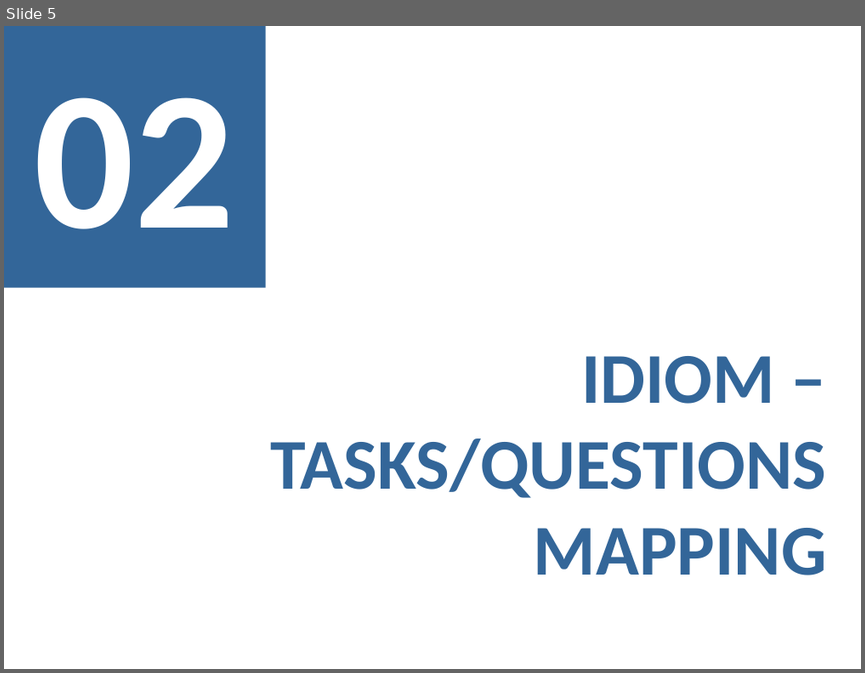
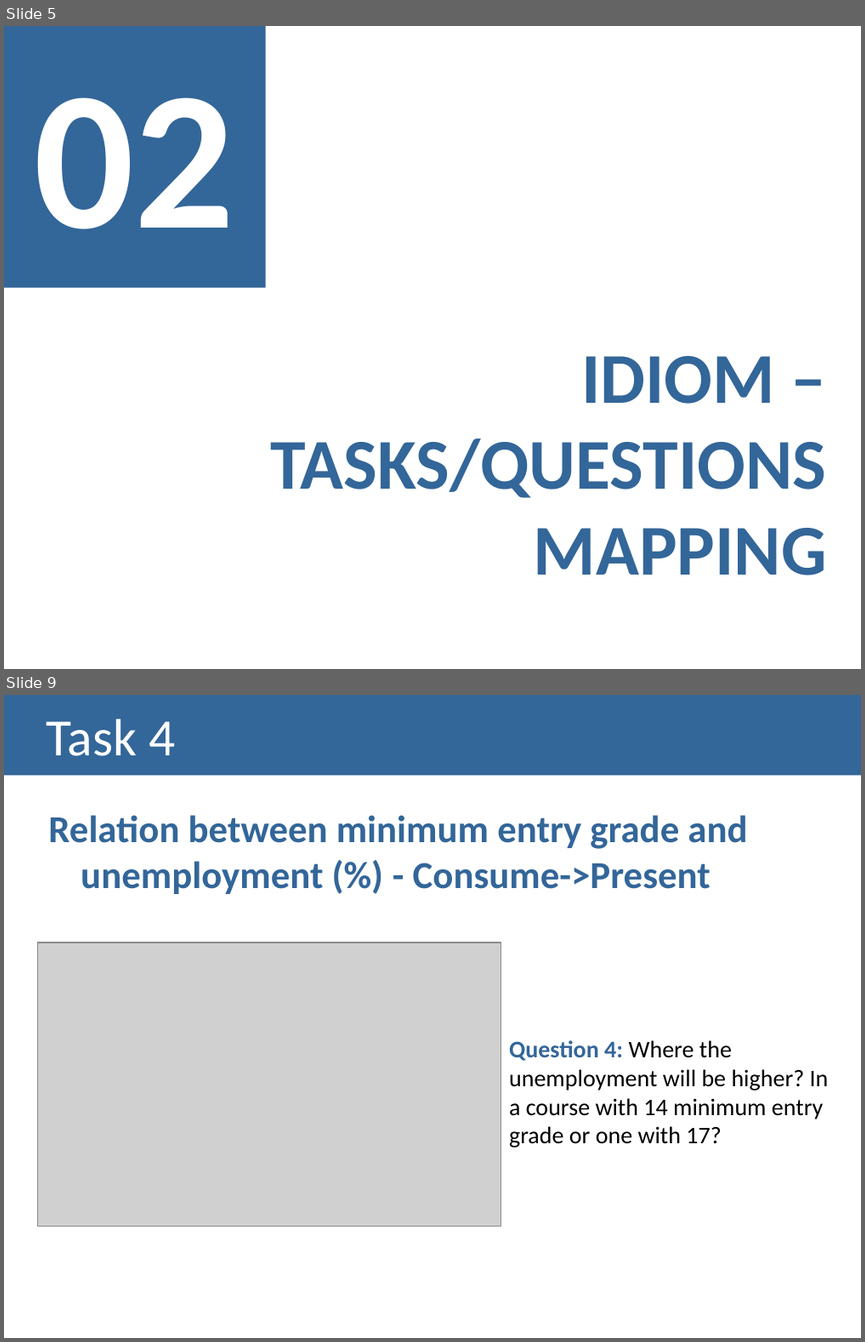
Before and after one commit to Strabox/Higher-Education-Unemployment-Portugal, a slide deck: III-Checkpoint/III-Checkpoint Presentation.pptx. Shown one above the other, each under a label of ours: slide 5 before the commit, slides 5 and 9 after it; the slides between them are not shown. The pictures are 865x673 and 865x1342 pixels, drawn with LibreOffice and Linux fonts; fonts in the diff are those of the drawing; grey boxes stand for pictures. Boxes give left, top, right and bottom in pixels: in the first picture for what was removed or moved away, otherwise in the second. Text is boxed around its words. In the diff, an @@ line names an element or a change of style, - is before the commit and + after.

```diff
--- a/III-Checkpoint/III-Checkpoint Presentation.pptx
+++ b/III-Checkpoint/III-Checkpoint Presentation.pptx
@@ slide 9 added at [4, 695, 861, 1338], background #FFFFFF @@
@@ title added at [4, 695, 861, 776], fill #336699, 44 pt, text #FFFFFF @@
+Task 4
@@ text added at [48, 815, 747, 894], 32 pt, text #336699, bold @@
+Relation between minimum entry grade and unemployment (%) - Consume->Present
@@ picture added at [37, 942, 501, 1225] @@
@@ text added at [509, 1040, 828, 1147], 20 pt, text #000000 @@
+Question 4: Where the unemployment will be higher? In a course with 14 minimum entry grade or one with 17?
```
Also in this commit, not shown: 1 slide changed, 4 other slides added, 3 slides removed.
